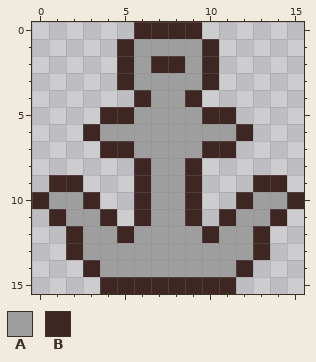
A pixel-art sprite gets an edit: data/textures/icons/pixel/shipyard1.png. The first picture shows the starting point.
The file is 16x16 pixels.
Palette (. is transparent): A #9e9e9e  B #3e2723
After:
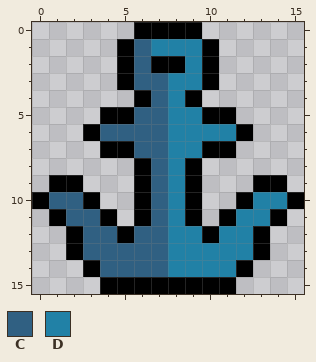
Colours new in this view: C #306082  D #2181a6
The exact change:
colour B: #3e2723 -> #000000
Changed rows in their new state; - is a pixel that keeps its letter.
first column x 1:
 1 -----CDDD-----
 2 -----C--D-----
 3 -----CCDD-----
 4 ------CD------
 5 -----CCDD-----
 6 ---CCCCDDDD---
 7 -----CCDD-----
 8 ------CD------
 9 ------CD------
10 CC----CD----DD
11 -CC---CD---DD-
12 --CC-CCDD-DD--
13 --CCCCCDDDDD--
14 ---CCCCDDDD---
Pixel boxes of the changes (left, top, right, bottom) in both pictures:
changed: (32, 22, 304, 294)
